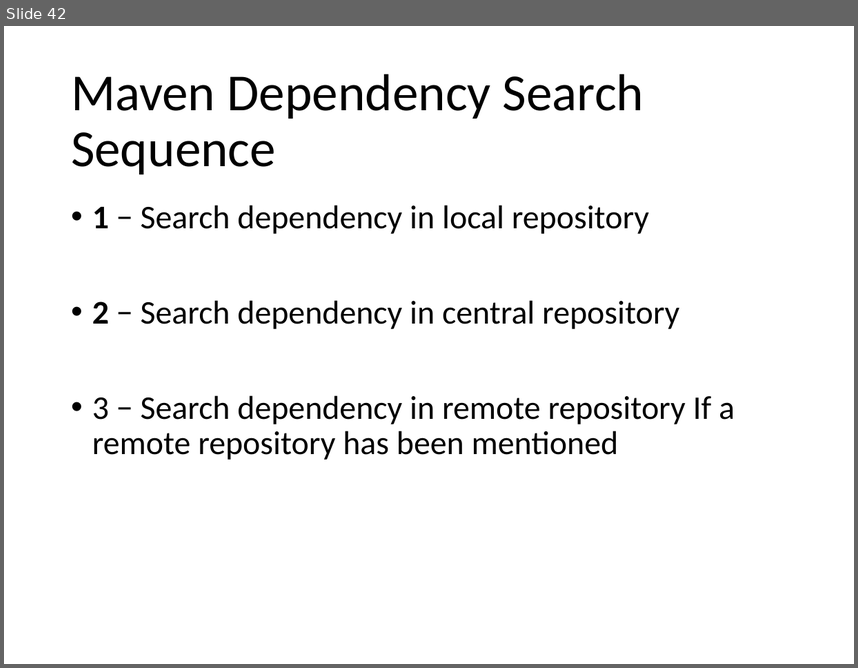
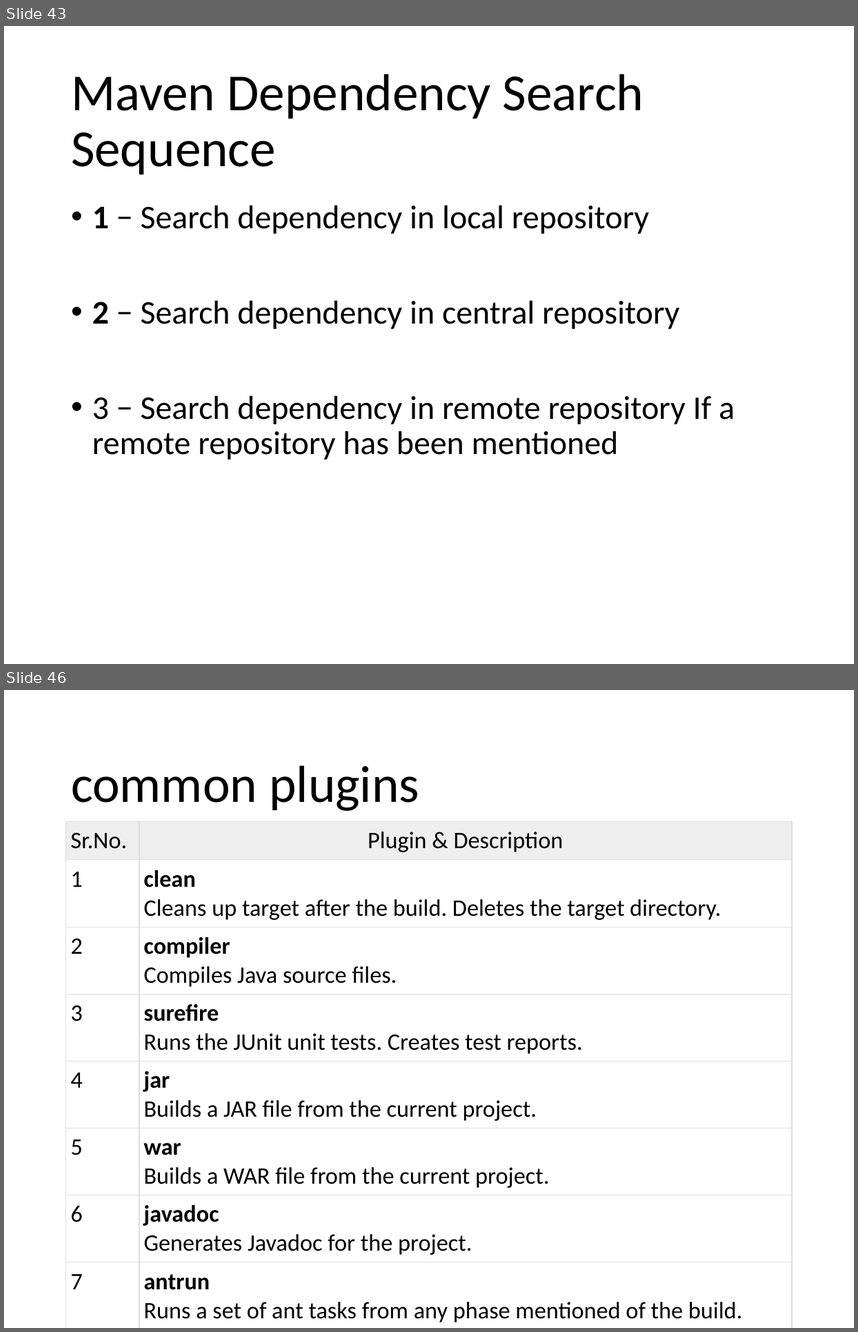
Before and after one commit to lawren43/mytest-repo, a slide deck: test-maven/doc/20191023-Maven Tutorial.pptx. Shown one above the other, each under a label of ours: slide 42 before the commit, slides 43 and 46 after it; the slides between them are not shown. The pictures are 858x668 and 858x1332 pixels, drawn with LibreOffice and Linux fonts; fonts in the diff are those of the drawing. Boxes give left, top, right and bottom in pixels: in the first picture for what was removed or moved away, otherwise in the second. Text is boxed around its words. In the diff, an @@ line names an element or a change of style, - is before the commit and + after.

Commit message:
test

```diff
--- a/test-maven/doc/20191023-Maven Tutorial.pptx
+++ b/test-maven/doc/20191023-Maven Tutorial.pptx
@@ slide 46 added at (4, 690, 854, 1328), background #FFFFFF @@
@@ title added at (71, 765, 419, 811), 44 pt, text #000000 @@
+common plugins
@@ table added at (66, 822, 792, 1325), 8 rows, 2 columns @@
+Sr.No. | Plugin & Description
+1 | clean / Cleans up target after the build. Deletes the target directory.
+2 | compiler / Compiles Java source files.
+3 | surefire / Runs the JUnit unit tests. Creates test reports.
+4 | jar / Builds a JAR file from the current project.
+5 | war / Builds a WAR file from the current project.
+6 | javadoc / Generates Javadoc for the project.
+7 | antrun / Runs a set of ant tasks from any phase mentioned of the build.
@@ what was slide 42 is now slide 43 @@
```
Also in this commit, not shown: 1 slide changed, 89 other slides added, 9 other files.
